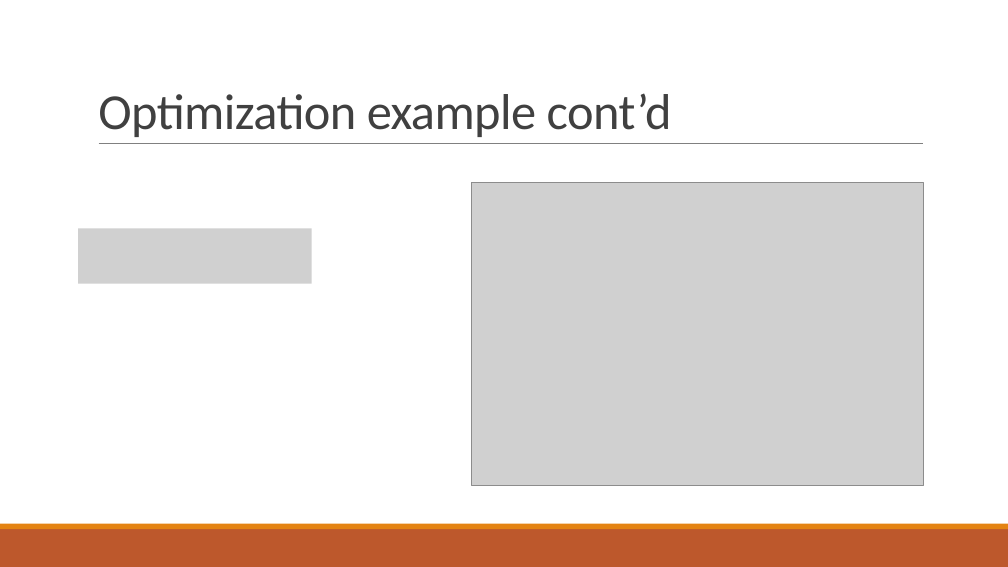
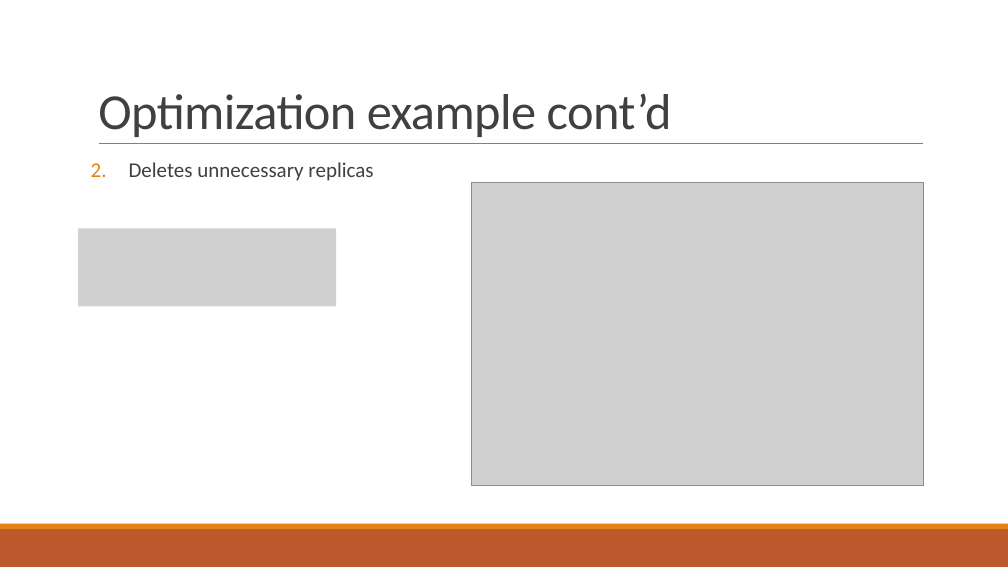
Before and after one commit to PStahl/master_thesis, a slide deck: slide 24 of presentation/presentation2.pptx (slide 23 before the commit). Drawn at 1008x567 pixels with LibreOffice and Linux fonts; fonts in the diff are those of the drawing; grey boxes stand for pictures. Boxes give left, top, right and bottom in pixels: in the first picture for what was removed or moved away, otherwise in the second. Text is boxed around its words. In the diff, an @@ line names an element or a change of style, - is before the commit and + after.

```diff
--- a/presentation/presentation2.pptx
+++ b/presentation/presentation2.pptx
@@ text added at [129,162,373,181], 20 pt, text #404040 @@
+2. Deletes unnecessary replicas
@@ picture: place and size @@
-picture at [78,228,312,284]
+picture at [78,228,336,306]
```
Also in this commit, not shown: 2 other slides changed, 1 slide added.
